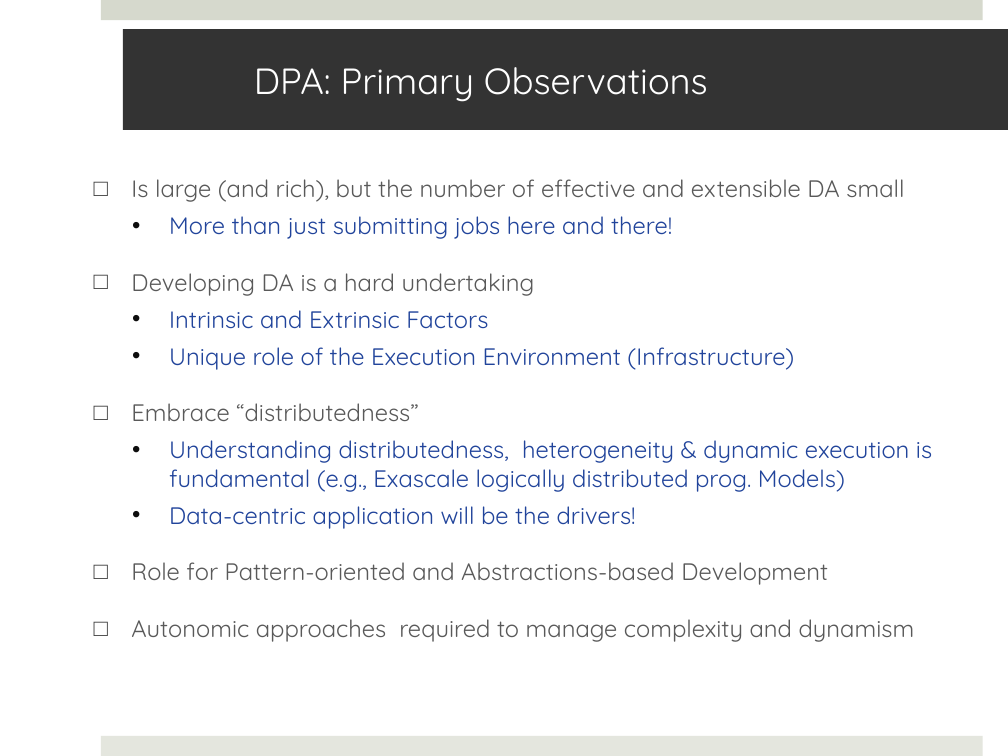
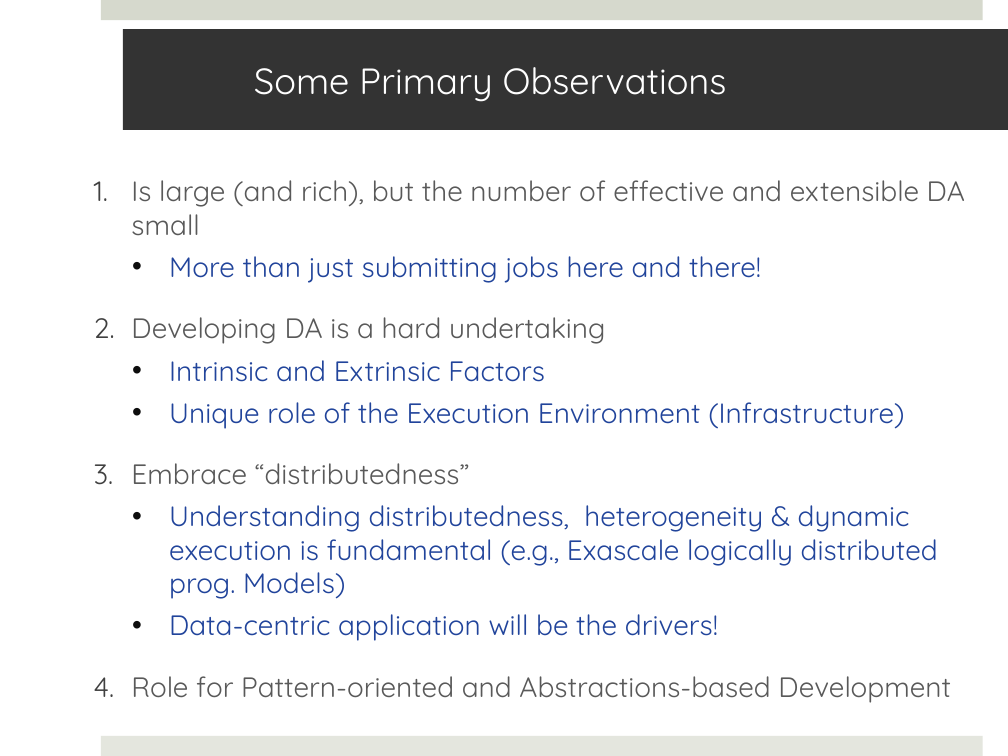
Before and after one commit to saga-project/saga-cpp-legacy-projects, a slide deck: slide 3 of papers/cloudcom10/presentation/saga-azure-cloudcom10.pptx. Drawn at 1008x756 pixels with LibreOffice and Linux fonts; fonts in the diff are those of the drawing. Boxes give left, top, right and bottom in pixels: in the first picture for what was removed or moved away, otherwise in the second. Text is boxed around its words. In the diff, an @@ line names an element or a change of style, - is before the commit and + after.

```diff
--- a/papers/cloudcom10/presentation/saga-azure-cloudcom10.pptx
+++ b/papers/cloudcom10/presentation/saga-azure-cloudcom10.pptx
@@ title at [254,67,727,102]: text changed @@
-DPA: Primary Observations
+Some Primary Observations
@@ text "Is large (and rich), but ..." at [131,180,965,703]: size 17 to 20 pt; bullet □ to 1. @@
@@ text at [131,619,915,642]: paragraph removed @@
-□ Autonomic approaches required to manage complexity and dynamism
```
Also in this commit, not shown: 9 other slides changed, 1 slide added, 5 slides removed.
